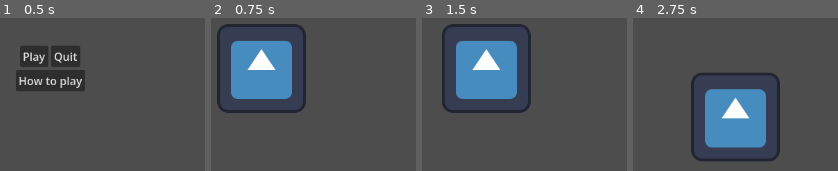
Above: before the commit, frames 1-4 (left to right).
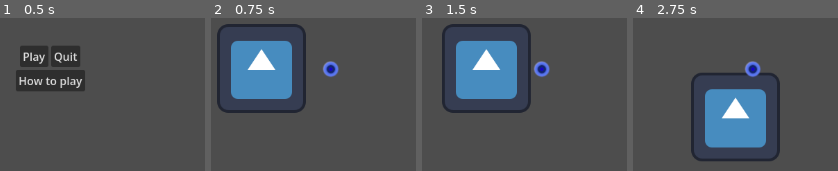
Above: after the commit, the same moments.

Repository: GlitchedSalad/global-game-jam-2026
Game: Godot game, scene res://src/scenes/level/menu.tscn
The game is run twice, just before and just after one commit, with the same random seed, the same clock (stepped at 60 frames per second) and the same inputs. The project has no main scene, so this scene is started directly. The engine's default icon, where the game draws it, is replaced by a stand-in: a white triangle on a blue panel in a dark square.
Inputs:
- Up to frame 1 (0.5 s): no input
- Up to frame 2 (0.75 s): click "Play" at 0.5 s
- Up to frame 3 (1.5 s): tap Enter at 1.25 s; hold D (Right) from 1.28 s (still down)
- Up to frame 4 (2.75 s): release D (Right) at 2.03 s; hold S (Down) from 2.03 s (still down)

Frame 1 is identical in both runs. In frame 2, 0.7% of the frame differs, in the area x 54-63%, y 28-39%; in frame 3, 0.7%; in frame 4, 0.7%.

Commit message:
some little work on adding scripts

Diff:
--- a/src/scenes/level/main.tscn
+++ b/src/scenes/level/main.tscn
@@ -4,6 +4,10 @@
 [ext_resource type="PackedScene" uid="uid://s8dc0iq28nca" path="res://src/scenes/entities/character_base.tscn" id="2_2couc"]
 [ext_resource type="PackedScene" uid="uid://bbpjtemgku5av" path="res://src/scenes/components/player_controller.tscn" id="3_8c177"]
 [ext_resource type="Texture2D" uid="uid://c2tos1omse0cv" path="res://icon.svg" id="4_srwyl"]
+[ext_resource type="Script" path="res://src/scripts/entities/pickup_logic.gd" id="5_srwyl"]
+[ext_resource type="Texture2D" uid="uid://dao4pr7bu7xy3" path="res://src/assets/sprites/pickups/xp orb.png" id="6_awelt"]
+
+[sub_resource type="CanvasItemMaterial" id="CanvasItemMaterial_6omyi"]
 
 [node name="Main" type="Node2D" unique_id=64097844]
 script = ExtResource("1_0s8lj")
@@ -17,3 +21,11 @@
 texture = ExtResource("4_srwyl")
 
 [node name="Camera2D" type="Camera2D" parent="." unique_id=1035244976]
+
+[node name="pickup" type="Node2D" parent="." unique_id=1577313705]
+position = Vector2(100, 0)
+script = ExtResource("5_srwyl")
+
+[node name="Sprite2D" type="Sprite2D" parent="pickup" unique_id=572870794]
+material = SubResource("CanvasItemMaterial_6omyi")
+texture = ExtResource("6_awelt")
Not shown, added: src/assets/sprites/pickups/xp orb.png.import
